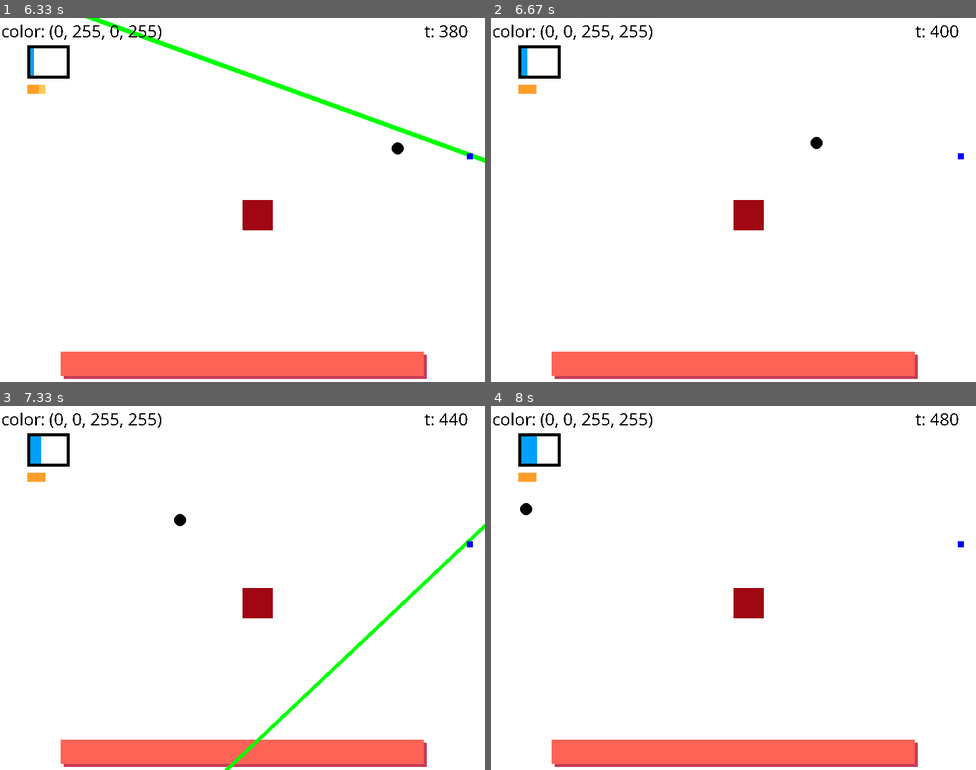
Above: before the commit, frames 1-4 (two rows, left to right).
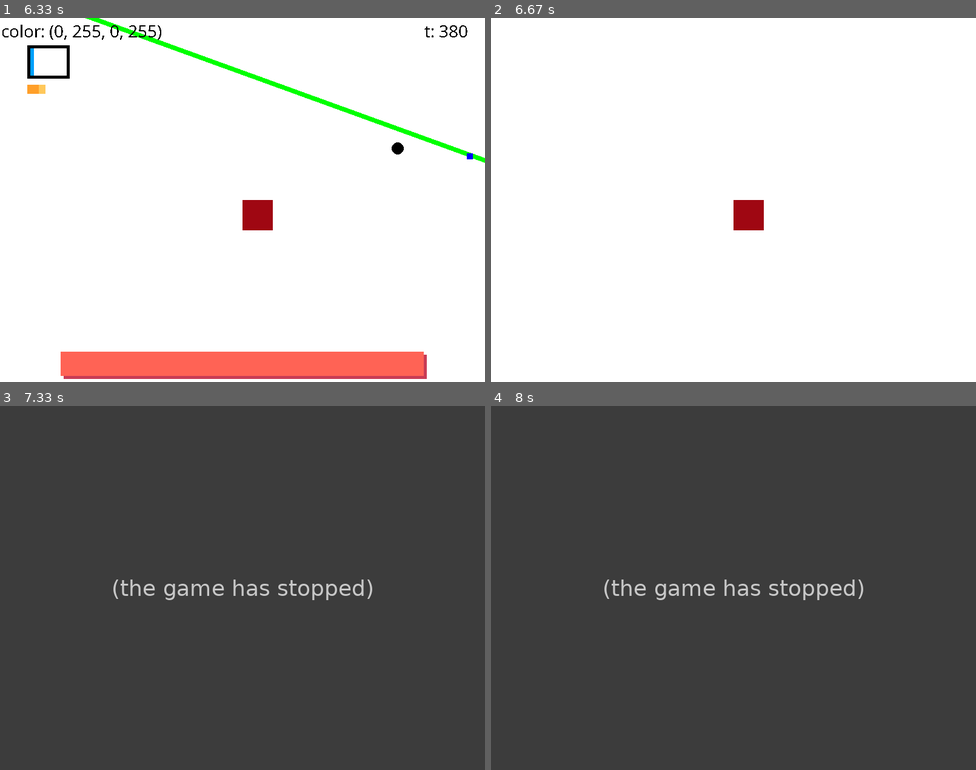
Above: after the commit, the same moments.

Repository: johannesbenjohannes/BlueSquer
Game: pygame game, started from main.py
Two runs of this game, one before a commit and one after it. Both use one fixed random seed, a clock stepped at 60 frames per second and the inputs below.
Inputs (mouse positions are in pixels of both pictures, inside the frame that each line leads up to):
- Up to frame 1 (6.33 s): click (242, 200) at 0.38 s; hold D 0.67-1.13 s; move the mouse to (223, 214) at 0.7 s; tap Space at 0.73, 1.03, 1.23, 1.53, 1.73, 2.07, 2.37, 2.73, 3.13, 3.43, 3.63, 3.93, 4.13, 4.47, 4.77, 5.13, 5.53, 5.83 s; tap Z at 0.82, 2.15, 3.72, 5.22 s; hold D 1.17-1.63 s; hold S 1.67-1.97 s; hold D 2-2.63 s; hold S 2.67-3.03 s; hold D 3.07-3.53 s; hold D 3.57-4.03 s; hold S 4.07-4.37 s; hold D 4.4-5.03 s; hold S 5.07-5.43 s; hold D 5.47-5.93 s; move the mouse to (126, 127) at 5.97 s; click (126, 127) at 6.02 s
- Up to frame 2 (6.67 s): no input
- Up to frame 3 (7.33 s): no input
- Up to frame 4 (8 s): no input

Frame 1 is identical in both runs. In frame 2, 6.5% of the frame differs, in the area x 0-98%, y 1-100%; in frame 3, 100%, in the area x 0-100%, y 0-100%; in frame 4, 100%.
After the commit the program exited at 6.95 s; later frames show no game.

Commit message:
fixed immortality when standing near border bug

Diff:
--- a/main.py
+++ b/main.py
@@ -385,8 +385,8 @@
                 elif 20<obj.pos.x<780 and 20<obj.pos.y<580:
                     if check_surrounding_pixel_colors(fenetre, obj.pos.x-10,obj.pos.y-10,BORDEAUX,20) and obj.nature == BLACK:
                         projectile.remove(obj)
-            if 10<rect_x<790 and 10<rect_y<590:
-                if check_surrounding_pixel_colors(fenetre,rect_x,rect_y,BORDEAUX,10):
+            if 1<rect_x<799 and 2<rect_y<598:
+                if check_surrounding_pixel_colors(fenetre,rect_x,rect_y,RED,10):
                     text_collison=base_font.render("collision", False, (0,0,0))
                     fenetre.blit(text_collison, (400,2))
                     if not immortel:
